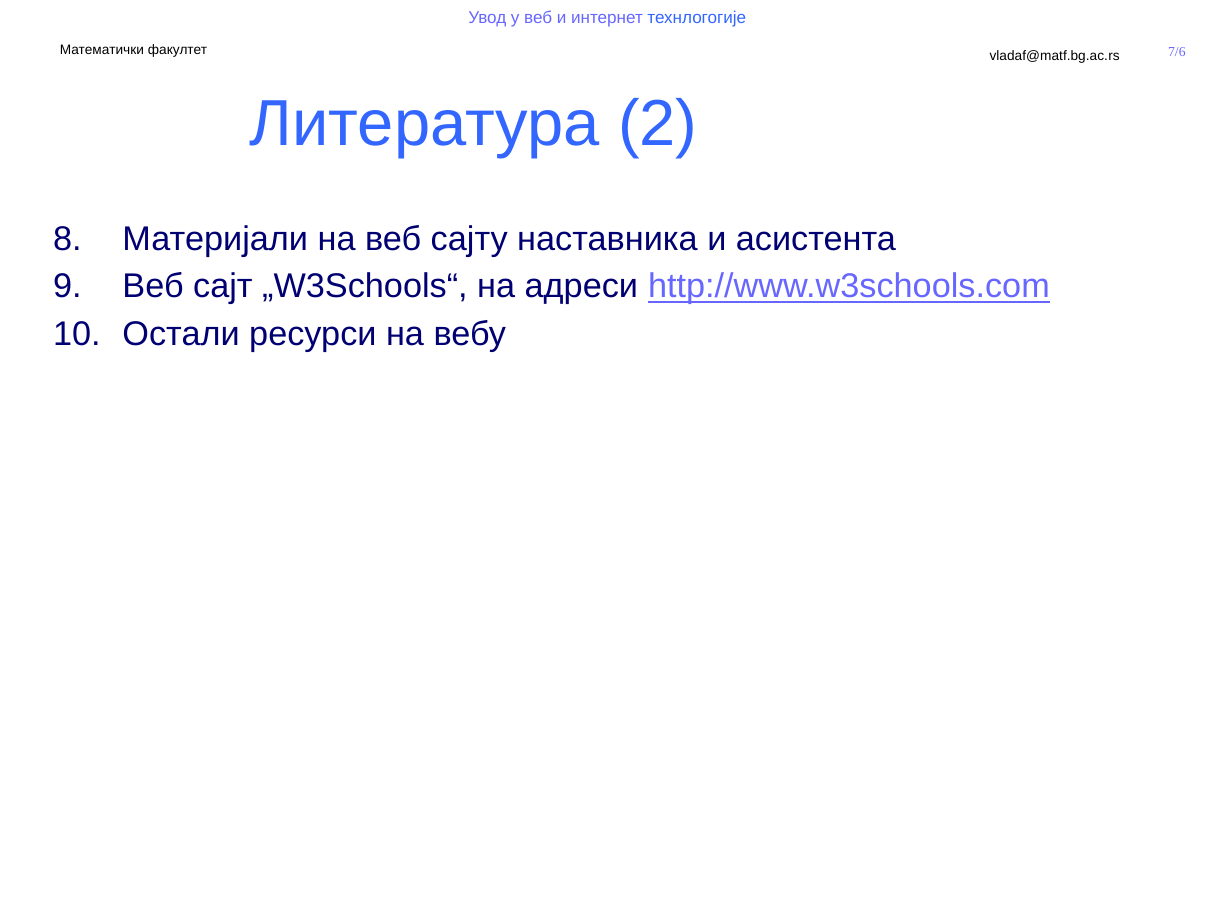
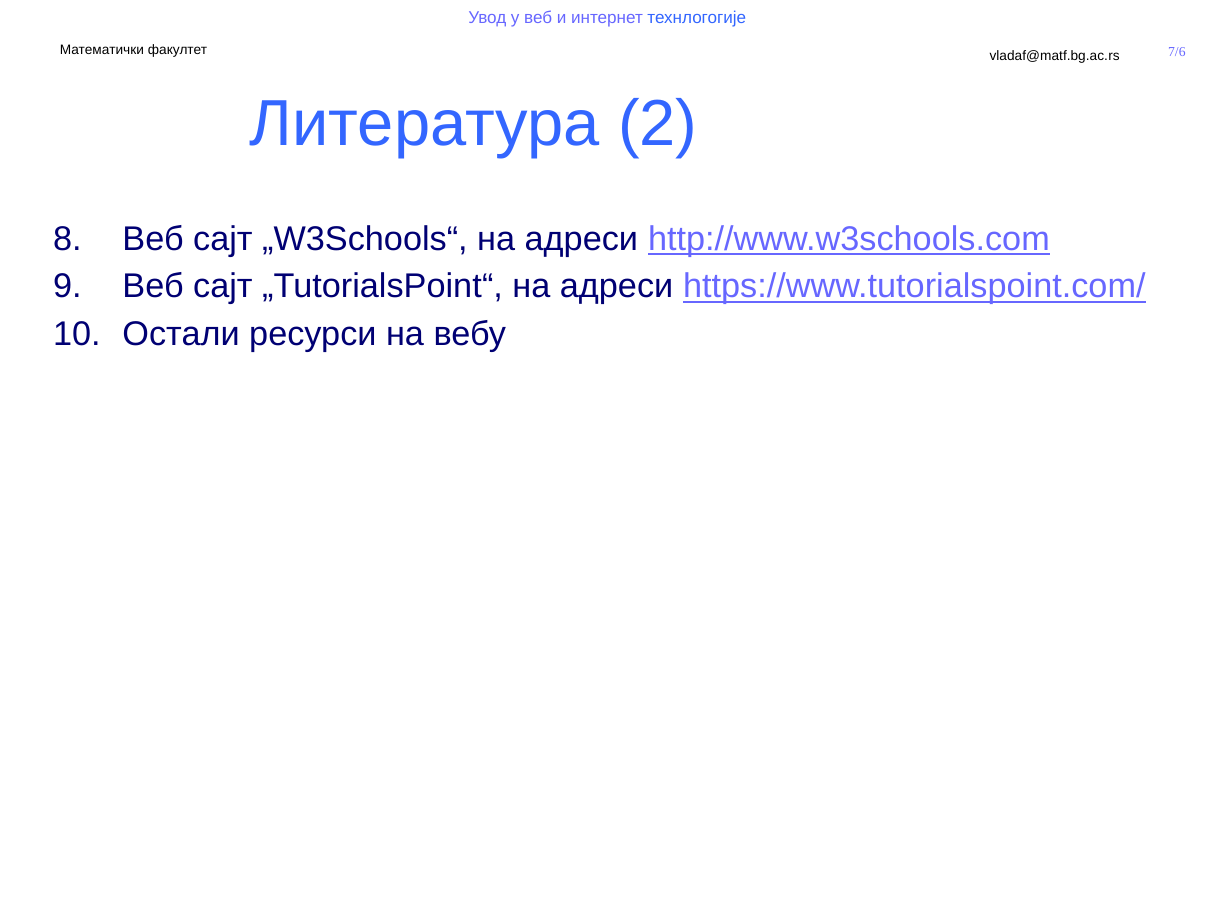
Before and after one commit to MatfUVIT/info, a slide deck: slide 7 of predavanja/prezentacije/UVIT00-01-Koncepcija kursa.pptx. Drawn at 1232x924 pixels with LibreOffice and Linux fonts; fonts in the diff are those of the drawing; background and template pictures are left out. Boxes give left, top, right and bottom in pixels: in the first picture for what was removed or moved away, otherwise in the second. Text is boxed around its words. In the diff, an @@ line names an element or a change of style, - is before the commit and + after.

```diff
--- a/predavanja/prezentacije/UVIT00-01-Koncepcija kursa.pptx
+++ b/predavanja/prezentacije/UVIT00-01-Koncepcija kursa.pptx
@@ text at (122,225,896,256): paragraph removed @@
-8. Материјали на веб сајту наставника и асистента
@@ text at (122,272,1145,304): paragraph added @@
+9. Веб сајт „TutorialsPoint“, на адреси https://www.tutorialspoint.com/
```
Also in this commit, not shown: 4 other slides changed, 3 other files.
